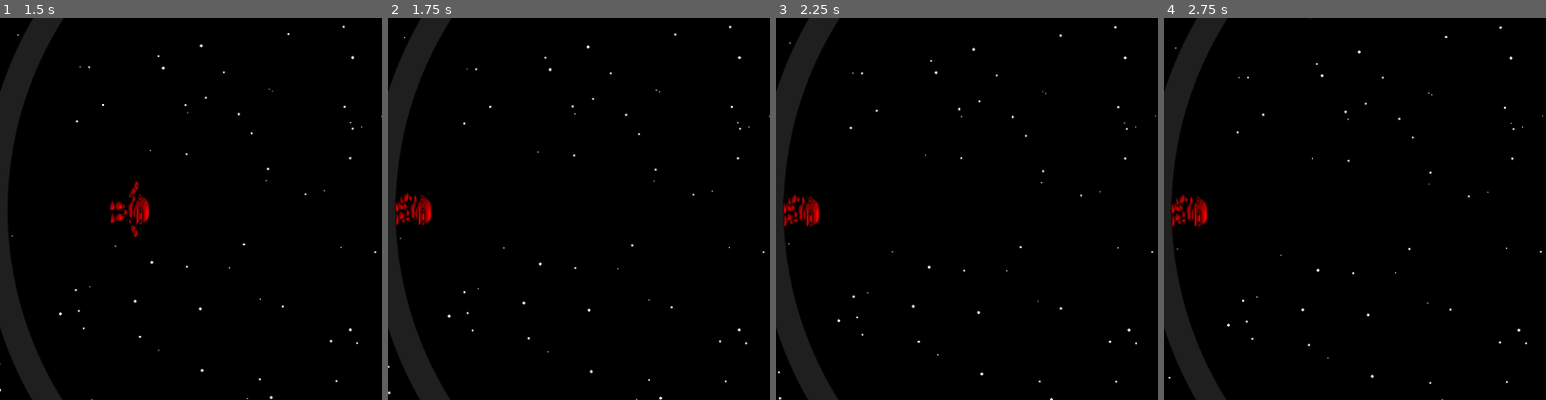
Above: before the commit, frames 1-4 (left to right).
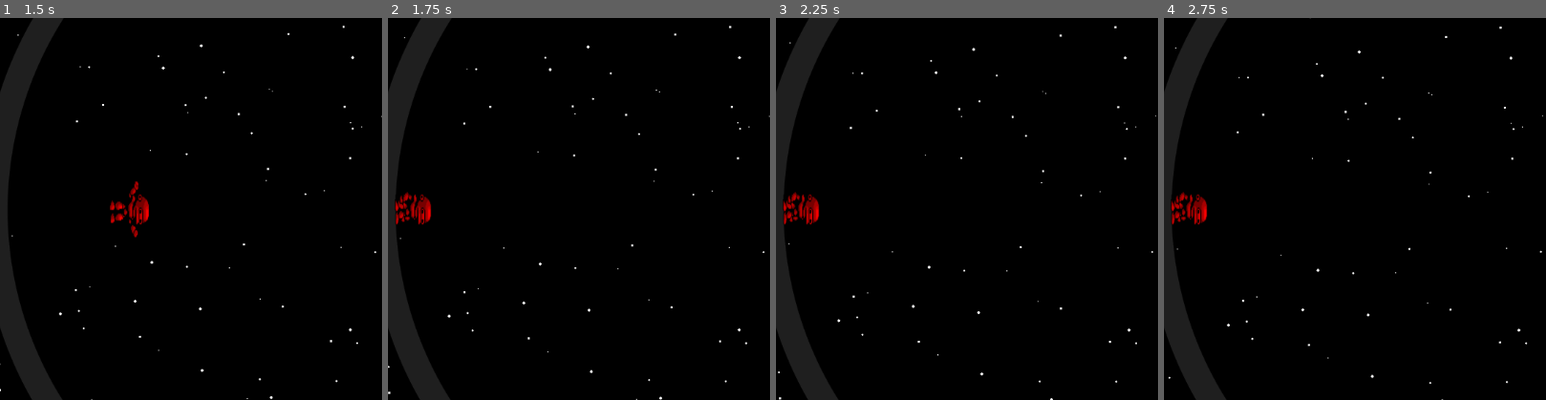
Above: after the commit, the same moments.

Repository: hwacha/ringspace_shelldown
Game: Godot game, scene res://scenes/opening_screen.tscn
Same seed, same stepped clock (60 frames per second), same inputs: the game is played once before the commit and once after it.
Inputs:
- Up to frame 1 (1.5 s): tap W at 0.5 s; tap Enter (ui_accept) at 0.77 s
- Up to frame 2 (1.75 s): tap Enter (ui_accept) at 1.52 s
- Up to frame 3 (2.25 s): no input
- Up to frame 4 (2.75 s): no input
The pictures show only the part of the screen within x 2-52%, y 25-75%; the shares and areas given below are measured in that part.

Frame 1 is identical in both runs. In frame 2, 0.2% of the frame differs, in the area x 2-12%, y 45-55%; in frame 3, 0.4%; in frame 4, 0.4%.

Commit message:
fix collision box so no slide

Diff:
--- a/scenes/Player.tscn
+++ b/scenes/Player.tscn
@@ -68,7 +68,7 @@
 } ]
 
 [sub_resource type="RectangleShape2D" id=18]
-extents = Vector2( 12.8665, 26.9397 )
+extents = Vector2( 9.27589, 26.9397 )
 
 [sub_resource type="RectangleShape2D" id=2]
 extents = Vector2( 9.5, 10.5 )
@@ -114,7 +114,7 @@
 playing = true
 
 [node name="CollisionShape2D" type="CollisionShape2D" parent="."]
-position = Vector2( -0.897675, -4.31042 )
+position = Vector2( 1.49612, -4.31042 )
 scale = Vector2( 1, 1 )
 shape = SubResource( 18 )
 
